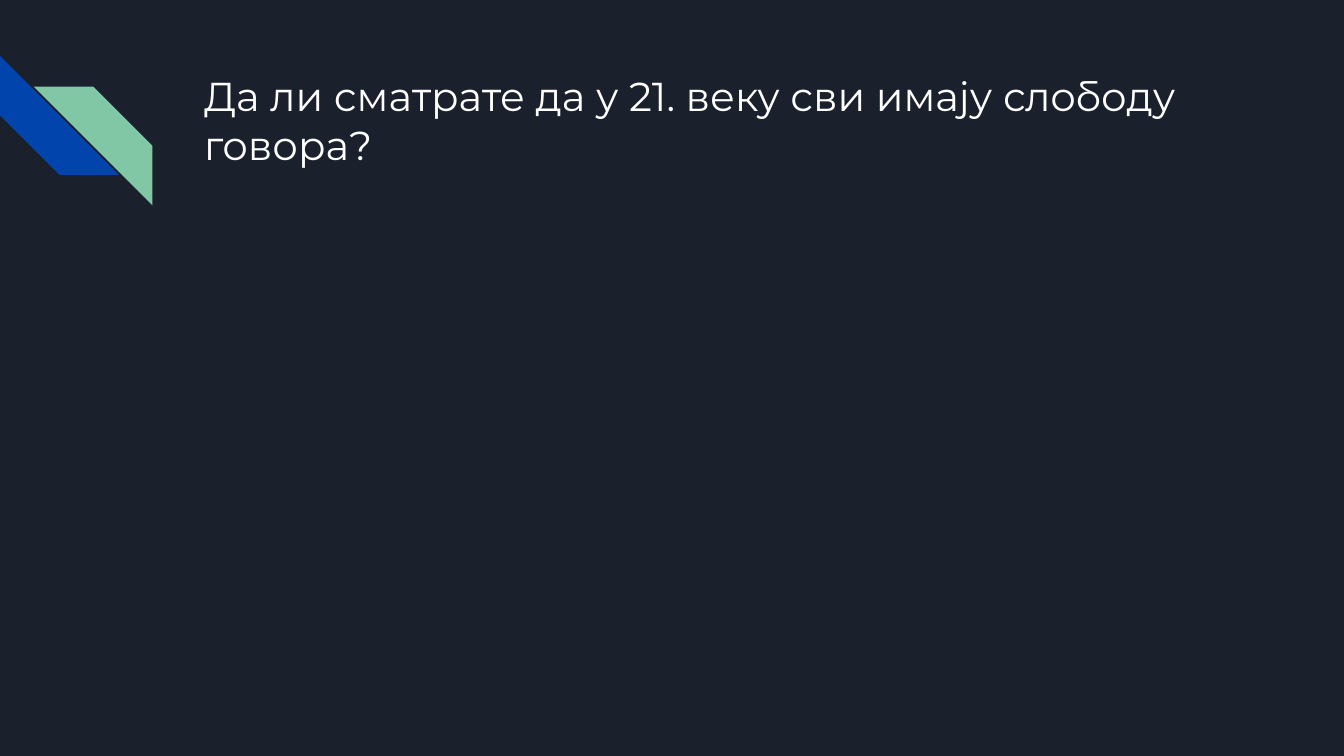
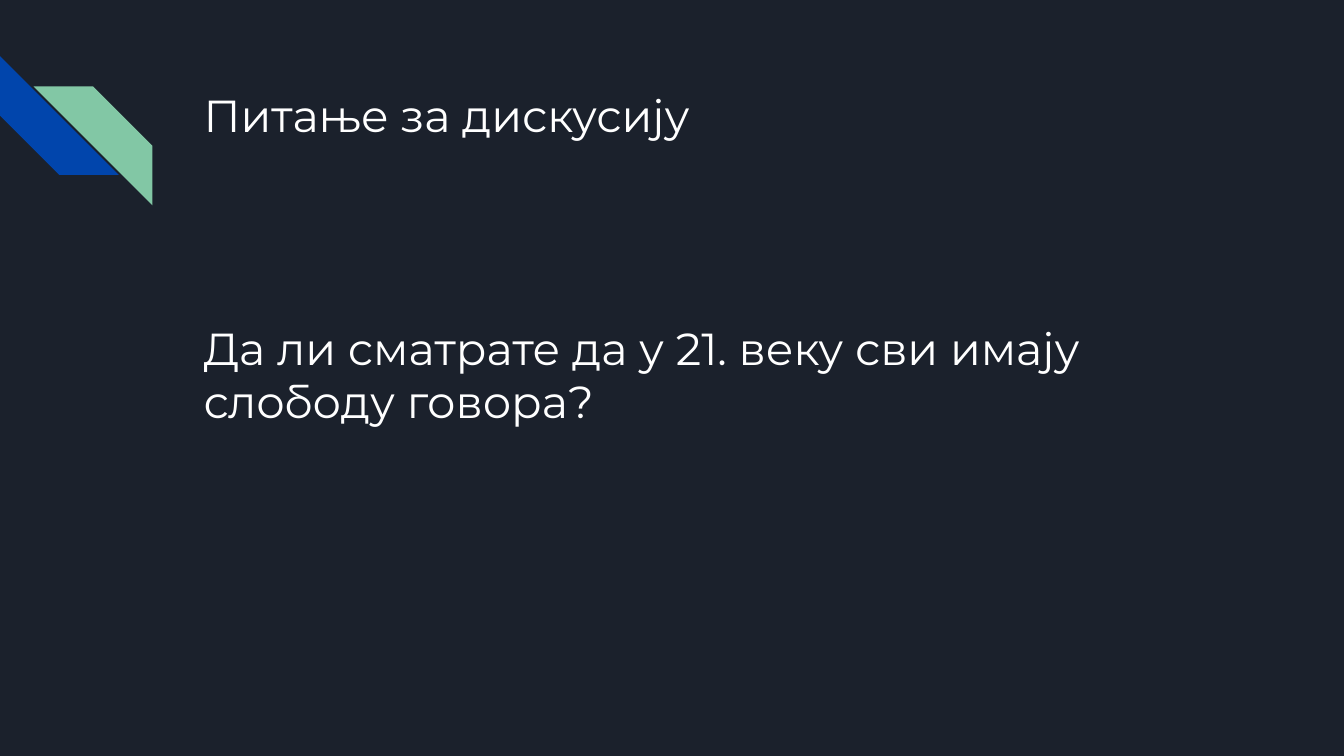
Before and after one commit to vukvuk21/RID, a slide deck: slide 7 of rid_2022_seminarski/mi18099_Andrijana_Aleksic/predavanje_1/slobodagovora.pptx (slide 6 before the commit). Drawn at 1344x756 pixels with LibreOffice and Linux fonts; fonts in the diff are those of the drawing. Boxes give left, top, right and bottom in pixels: in the first picture for what was removed or moved away, otherwise in the second. Text is boxed around its words. In the diff, an @@ line names an element or a change of style, - is before the commit and + after.

```diff
--- a/rid_2022_seminarski/mi18099_Andrijana_Aleksic/predavanje_1/slobodagovora.pptx
+++ b/rid_2022_seminarski/mi18099_Andrijana_Aleksic/predavanje_1/slobodagovora.pptx
@@ text added at <box>204,98,689,141</box>, 24 pt, text #FFFFFF @@
+Питање за дискусију
@@ text "Да ли сматрате да у ...": place and size @@
-text "Да ли сматрате да у ..." at <box>204,81,1175,168</box>
+text "Да ли сматрате да у ..." at <box>204,331,1080,427</box>
@@ text "Да ли сматрате да у ..." at <box>204,331,1080,427</box>: size 21.6 to 24 pt @@
```
Also in this commit, not shown: 10 other slides changed, 1 slide added, 4 other files.
